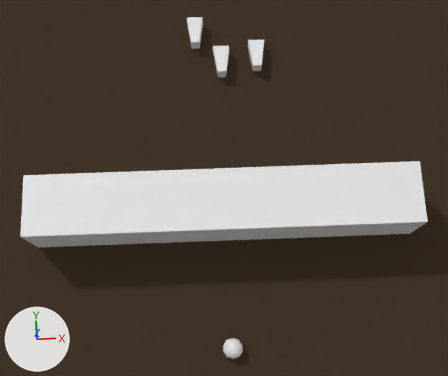
A saved change to the Blender file game.blend.
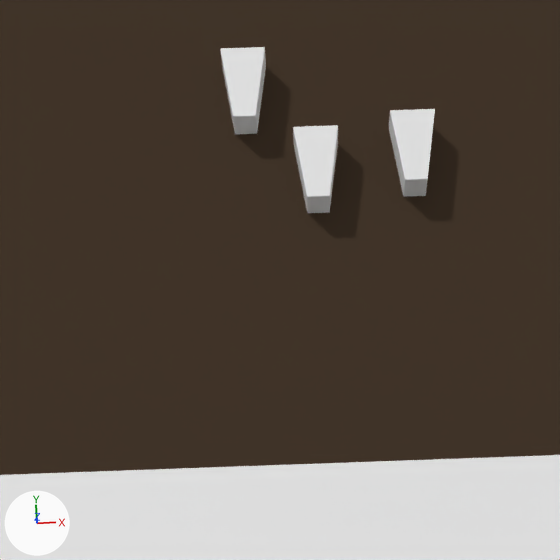
The first picture shows the older version from a 50 mm camera at (-0.3, -6.29, 20.89) aimed at (-0.09, -0.77, 0.56). The close-ups show both versions on the part from 24% to 69% of the width and 0% to 54% of the height of that picture. The axes (+X, +Y, +Z) are drawn at lower left. The lights are the same throughout.

The scene before the commit, as lines of its bpy script (objects in view):
```python
me_cube_003 = bpy.data.meshes.new('Cube.003')
me_cube_003.from_pydata(...)  # a box spanning x -1.0..1.0, y -1.0..1.0, z -1.0..1.0
me_cube_004 = bpy.data.meshes.new('Cube.004')
me_cube_004.from_pydata([(-0.3, -0.717, -0.3), (-0.3, -0.717, 0.3), (-0.149, 0.3, -0.3), (-0.149, 0.3, 0.3), (0.3, -0.717, -0.3), (0.3, -0.717, 0.3), (0.149, 0.3, -0.3), (0.149, 0.3, 0.3)], [], [(1, 3, 2, 0), (3, 7, 6, 2), (7, 5, 4, 6), (5, 1, 0, 4), (0, 2, 6, 4), (5, 7, 3, 1)])
ob_ant = bpy.data.objects.new('ant', me_cube_004)
ob_ant.location = (0.0, 3.98, 0.0)
ob_ant.rotation_euler = (0.0, 0.0, -3.142)  # degrees (0, 0, -180)
ob_ant_001 = bpy.data.objects.new('ant.001', me_cube_004)
ob_ant_001.location = (1.3, 4.17, 0.0)
ob_ant_001.rotation_euler = (0.0, 0.0, -3.142)  # degrees (0, 0, -180)
ob_ant_002 = bpy.data.objects.new('ant.002', me_cube_004)
ob_ant_002.location = (-0.94, 5.18, 0.0)
ob_ant_002.rotation_euler = (0.0, 0.0, -3.142)  # degrees (0, 0, -180)
ob_cube_001 = bpy.data.objects.new('Cube.001', me_cube_003)
ob_cube_001.location = (-0.14, -1.43, 0.75)
ob_cube_001.scale = (6.38, 1.0, 1.0)
# also in view: 'Ground' at (0.0, -0.21, -0.2)
```
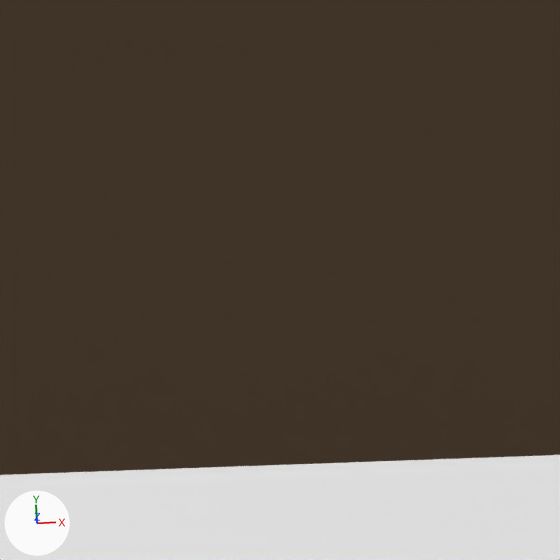
What differs and where, as boxes (x1, y1, x2, y2) in the close-ups (560 x 560 px):
'ant.001', deleted: before (389, 109, 435, 197)
'ant', hidden: before (293, 125, 338, 213)
'ant.002', deleted: before (220, 47, 266, 134)

The change, as a diff of the scene's bpy script:
```diff
--- a/game.blend.py
+++ b/game.blend.py
@@ ob_ant_002 @@
-ob_ant_002 = bpy.data.objects.new('ant.002', me_cube_004)
-ob_ant_002.location = (-0.94, 5.18, 0.0)
-ob_ant_002.rotation_euler = (0.0, 0.0, -3.142)  # degrees (0, 0, -180)
@@ ob_ant_001 @@
-ob_ant_001 = bpy.data.objects.new('ant.001', me_cube_004)
-ob_ant_001.location = (1.3, 4.17, 0.0)
-ob_ant_001.rotation_euler = (0.0, 0.0, -3.142)  # degrees (0, 0, -180)
@@ ob_ant @@
 ob_ant.rotation_euler = (0.0, 0.0, -3.142)  # degrees (0, 0, -180)
+ob_ant.hide_render = True
```
